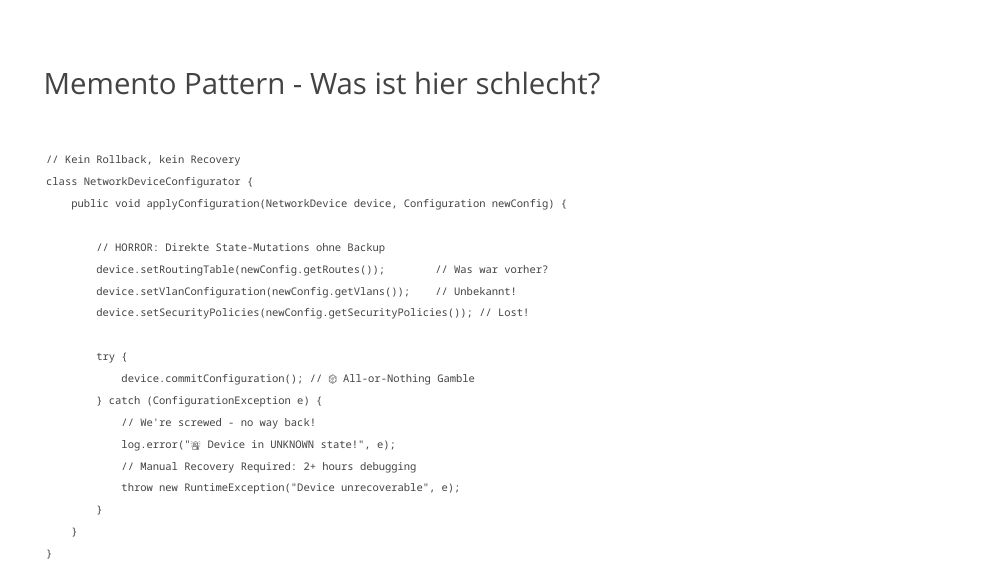
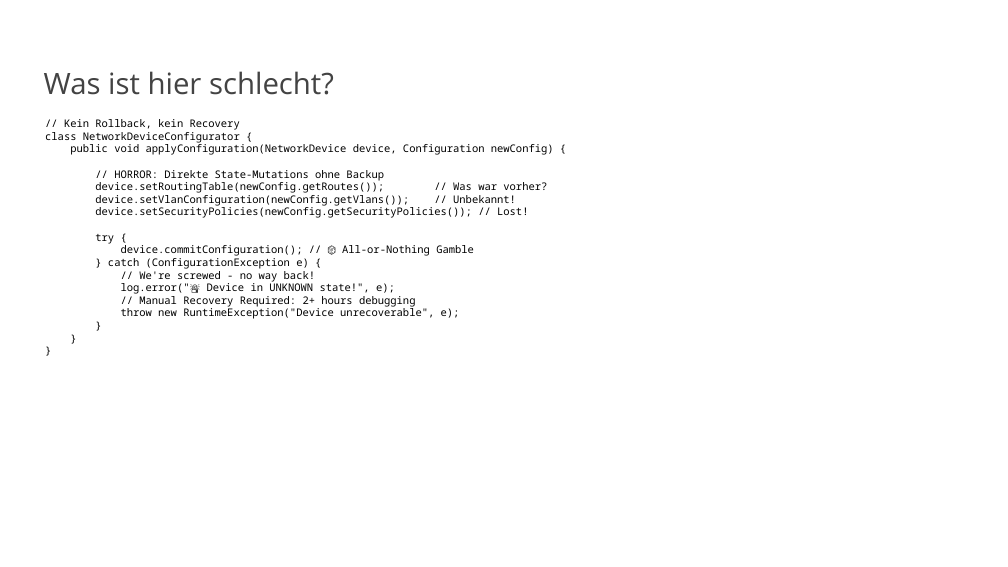
Before and after one commit to vanillacore-net/september-2025-telekom-training, a slide deck: slide 14 of presentations/powerpoint/block4-presentation.pptx (slide 11 before the commit). Drawn at 1008x567 pixels with LibreOffice and Linux fonts; fonts in the diff are those of the drawing; background and template pictures are left out. Boxes give left, top, right and bottom in pixels: in the first picture for what was removed or moved away, otherwise in the second. Text is boxed around its words. In the diff, an @@ line names an element or a change of style, - is before the commit and + after.

```diff
--- a/presentations/powerpoint/block4-presentation.pptx
+++ b/presentations/powerpoint/block4-presentation.pptx
@@ title at (x1=44, y1=71, x2=334, y2=95): text changed @@
-Memento Pattern - Was ist hier schlecht?
+Was ist hier schlecht?
@@ text "// Kein Rollback, kein Recovery" moved from (x1=46, y1=155, x2=555, y2=494) to (x1=45, y1=119, x2=554, y2=319) @@
@@ text "// Kein Rollback, kein Recovery" at (x1=45, y1=119, x2=554, y2=319): text colour #434343 to #000000; line spacing 0.9 to 1; less space between paragraphs @@
```
Also in this commit, not shown: 17 other slides changed, 7 slides added, 2 other files.
